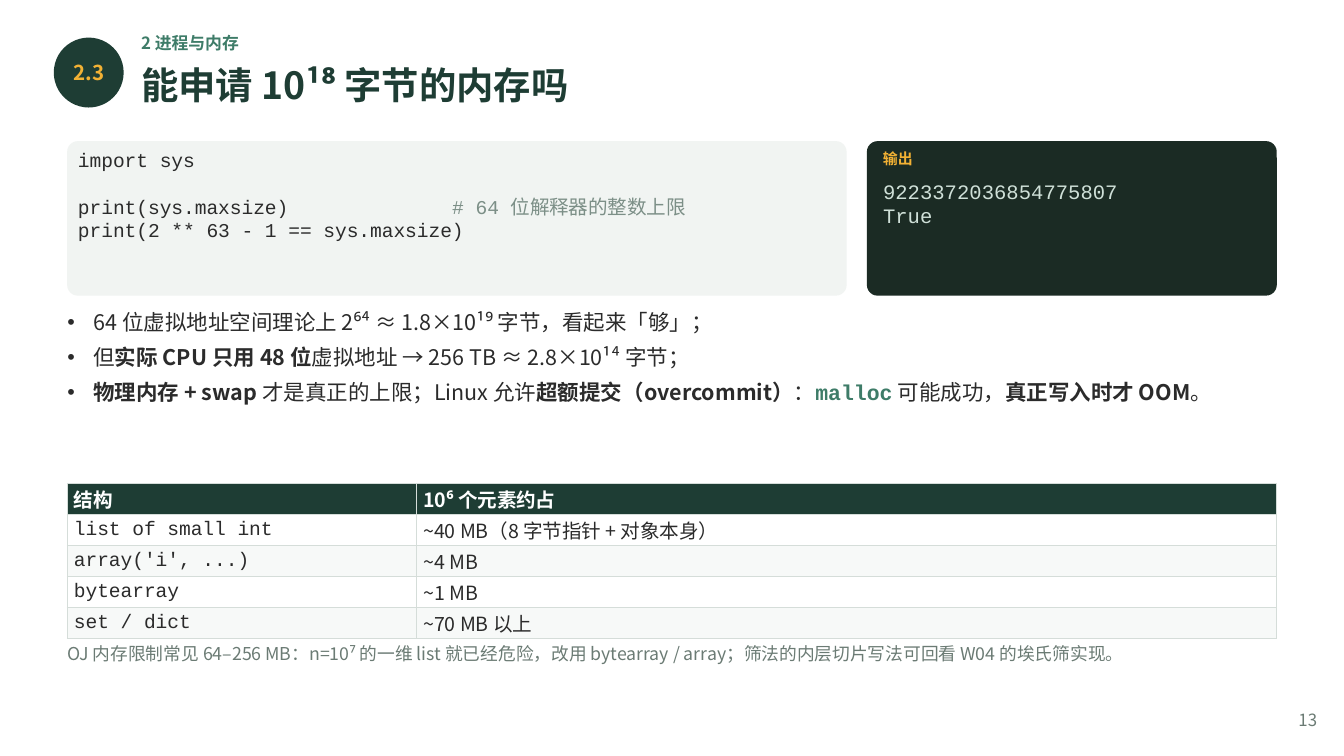
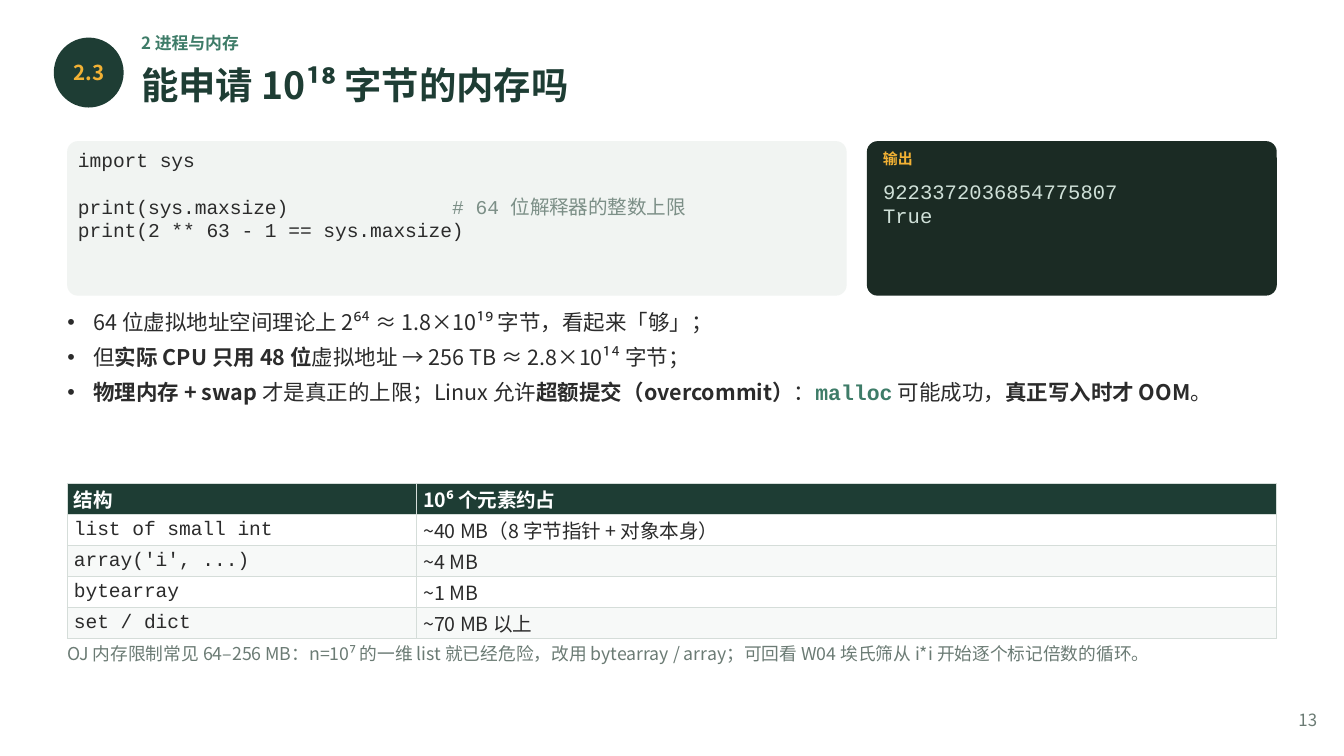
Before and after one commit to GMyhf/2026fall-cs101, a slide deck: slide 13 of courseware/202611_ADS_W13_Computer_Principles_2.pptx. Drawn at 1344x756 pixels with LibreOffice and Linux fonts; fonts in the diff are those of the drawing. Boxes give left, top, right and bottom in pixels: in the first picture for what was removed or moved away, otherwise in the second. Text is boxed around its words. In the diff, an @@ line names an element or a change of style, - is before the commit and + after.

```diff
--- a/courseware/202611_ADS_W13_Computer_Principles_2.pptx
+++ b/courseware/202611_ADS_W13_Computer_Principles_2.pptx
@@ text at [67,645,1149,664]: text changed @@
-OJ 内存限制常见 64–256 MB：n=10⁷ 的一维 list 就已经危险，改用 bytearray / array；筛法的内层切片写法可回看 W04 的埃氏筛实现。
+OJ 内存限制常见 64–256 MB：n=10⁷ 的一维 list 就已经危险，改用 bytearray / array；可回看 W04 埃氏筛从 i*i 开始逐个标记倍数的循环。
```
Also in this commit, not shown: 7 other files.
